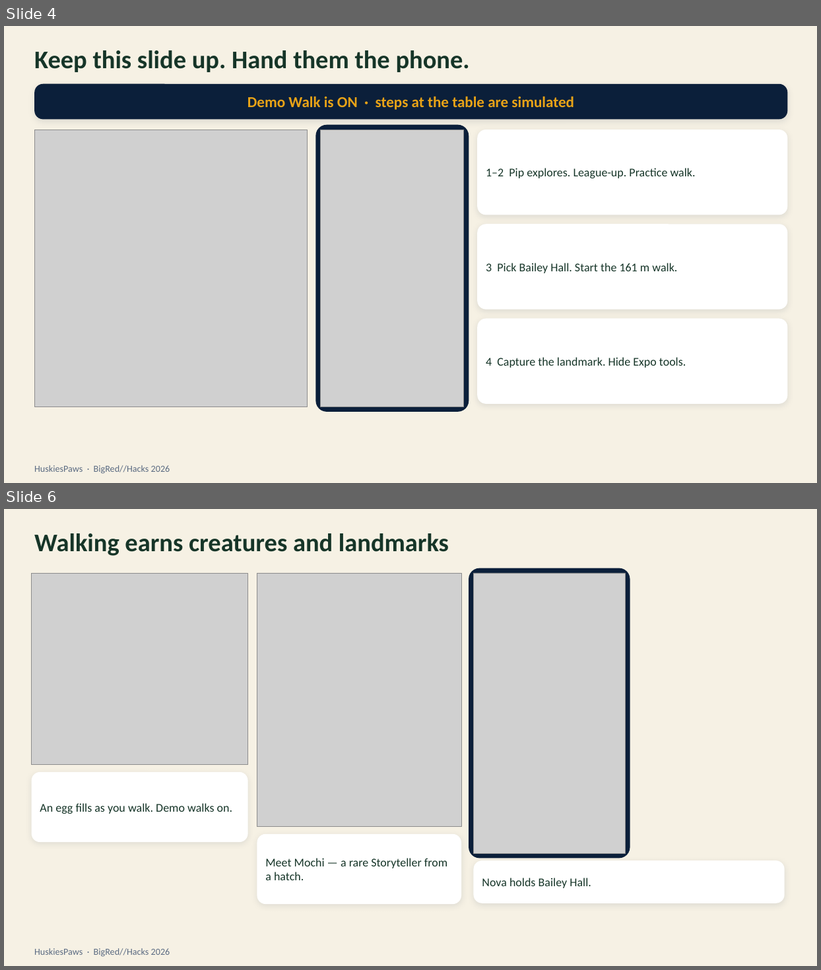
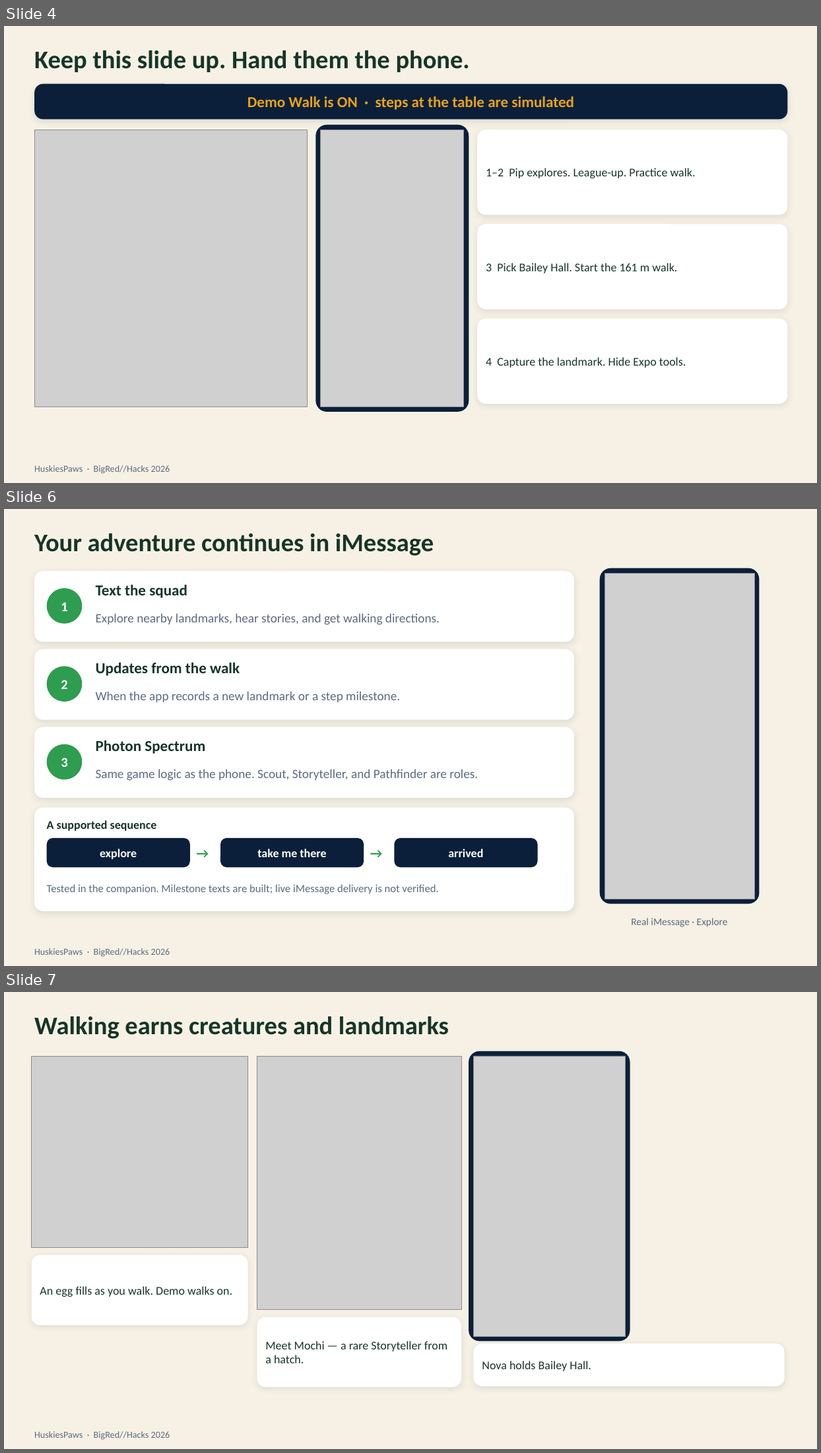
Before and after one commit to LuisMend12/HuskiesPaws, a slide deck: docs/presentation/HuskiesPaws-BigRedHacks-2026.pptx. Shown one above the other, each under a label of ours: slides 4 and 6 before the commit, slides 4, 6 and 7 after it; the slides between them are not shown. The pictures are 821x970 and 821x1453 pixels, drawn with LibreOffice and Linux fonts; fonts in the diff are those of the drawing; grey boxes stand for pictures. Boxes give left, top, right and bottom in pixels: in the first picture for what was removed or moved away, otherwise in the second. Text is boxed around its words. In the diff, an @@ line names an element or a change of style, - is before the commit and + after.

```diff
--- a/docs/presentation/HuskiesPaws-BigRedHacks-2026.pptx
+++ b/docs/presentation/HuskiesPaws-BigRedHacks-2026.pptx
@@ slide 6 added at (4, 509, 817, 966), background #F6F1E4; not listed: 1 template element that a slide beside it also shows @@
@@ title added at (34, 533, 434, 556), 30 pt, text #163528, bold @@
+Your adventure continues in iMessage
@@ rounded rectangle added at (34, 571, 574, 642), fill #FFFFFF @@
@@ text added at (96, 584, 187, 598), 18 pt, text #163528, bold @@
+Text the squad
@@ rounded rectangle added at (600, 568, 760, 904), fill #0B1F3A @@
@@ picture added at (605, 573, 755, 900) @@
@@ ellipse added at (47, 588, 82, 624), fill #2E9D4F @@
@@ text added at (61, 602, 67, 611), 16 pt, text #FFFFFF, bold @@
+1
@@ text added at (96, 613, 440, 625), 15 pt, text #5B6B82 @@
+Explore nearby landmarks, hear stories, and get walking directions.
@@ rounded rectangle added at (34, 650, 574, 720), fill #FFFFFF @@
@@ ellipse added at (47, 666, 82, 702), fill #2E9D4F @@
@@ text added at (96, 662, 240, 676), 18 pt, text #163528, bold @@
+Updates from the walk
@@ text added at (61, 680, 67, 689), 16 pt, text #FFFFFF, bold @@
+2
@@ text added at (96, 691, 400, 702), 15 pt, text #5B6B82 @@
+When the app records a new landmark or a step milestone.
@@ rounded rectangle added at (34, 727, 574, 798), fill #FFFFFF @@
@@ ellipse added at (47, 745, 82, 780), fill #2E9D4F @@
@@ text added at (96, 740, 205, 754), 18 pt, text #163528, bold @@
+Photon Spectrum
@@ text added at (61, 758, 67, 767), 16 pt, text #FFFFFF, bold @@
+3
@@ text added at (96, 769, 478, 781), 15 pt, text #5B6B82 @@
+Same game logic as the phone. Scout, Storyteller, and Pathfinder are roles.
@@ rounded rectangle added at (34, 808, 574, 912), fill #FFFFFF @@
@@ text added at (47, 821, 157, 831), 14 pt, text #163528, bold @@
+A supported sequence
@@ rounded rectangle added at (47, 838, 190, 867), fill #0B1F3A @@
@@ text added at (186, 841, 219, 865), 16 pt, text #2E9D4F, bold @@
+→
@@ rounded rectangle added at (220, 838, 364, 867), fill #0B1F3A @@
@@ text added at (360, 841, 393, 865), 16 pt, text #2E9D4F, bold @@
+→
@@ rounded rectangle added at (395, 838, 538, 867), fill #0B1F3A @@
@@ text added at (100, 849, 137, 859), 14 pt, text #FFFFFF, bold @@
+explore
@@ text added at (257, 849, 326, 857), 14 pt, text #FFFFFF, bold @@
+take me there
@@ text added at (448, 849, 483, 857), 14 pt, text #FFFFFF, bold @@
+arrived
@@ text added at (47, 885, 438, 894), 13 pt, text #5B6B82 @@
+Tested in the companion. Milestone texts are built; live iMessage delivery is not verified.
@@ text added at (631, 918, 728, 927), 12 pt, text #5B6B82 @@
+Real iMessage · Explore
@@ what was slide 6 is now slide 7 @@
```
Also in this commit, not shown: 1 slide changed, 5 other files.
